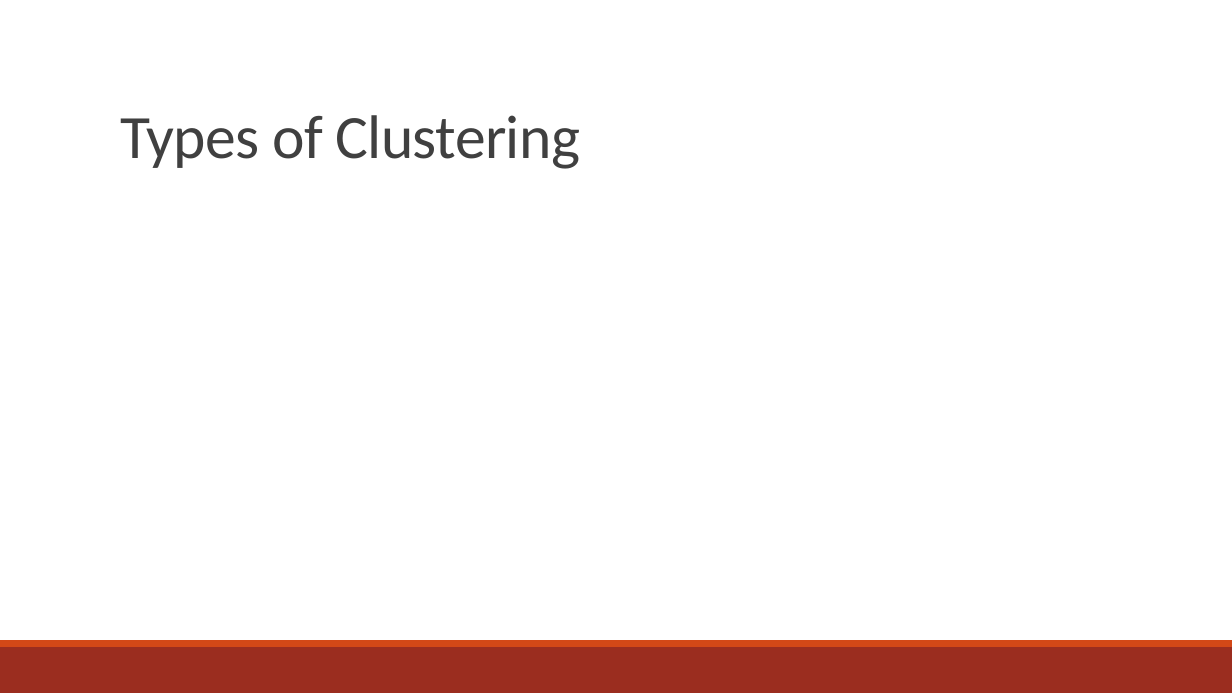
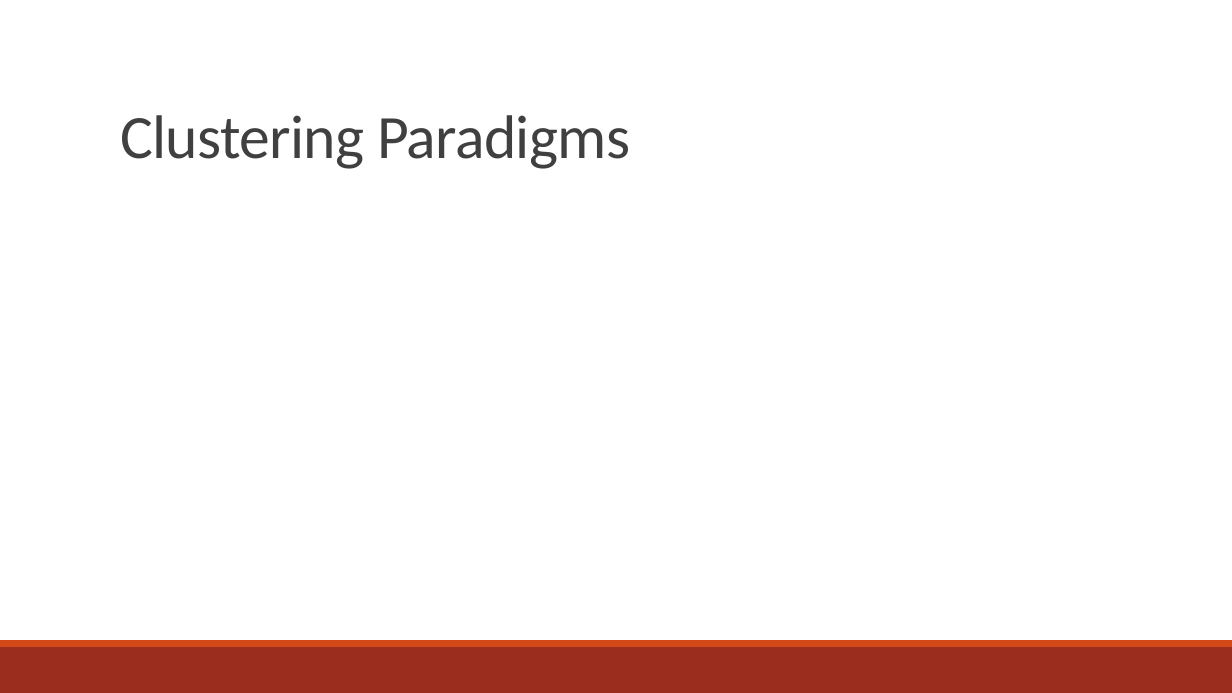
Before and after one commit to faircluster/faircluster.github.io, a slide deck: slide 12 of files/fair-clustering-tutorial-aaai22-slides1.pptx (slide 11 before the commit). Drawn at 1232x693 pixels with LibreOffice and Linux fonts; fonts in the diff are those of the drawing. Boxes give left, top, right and bottom in pixels: in the first picture for what was removed or moved away, otherwise in the second. Text is boxed around its words. In the diff, an @@ line names an element or a change of style, - is before the commit and + after.

```diff
--- a/files/fair-clustering-tutorial-aaai22-slides1.pptx
+++ b/files/fair-clustering-tutorial-aaai22-slides1.pptx
@@ title at bbox=[120, 115, 630, 169]: text changed @@
-Types of Clustering
+Clustering Paradigms
```
Also in this commit, not shown: 18 other slides changed, 18 slides added, 1 slide removed, 6 other files.
